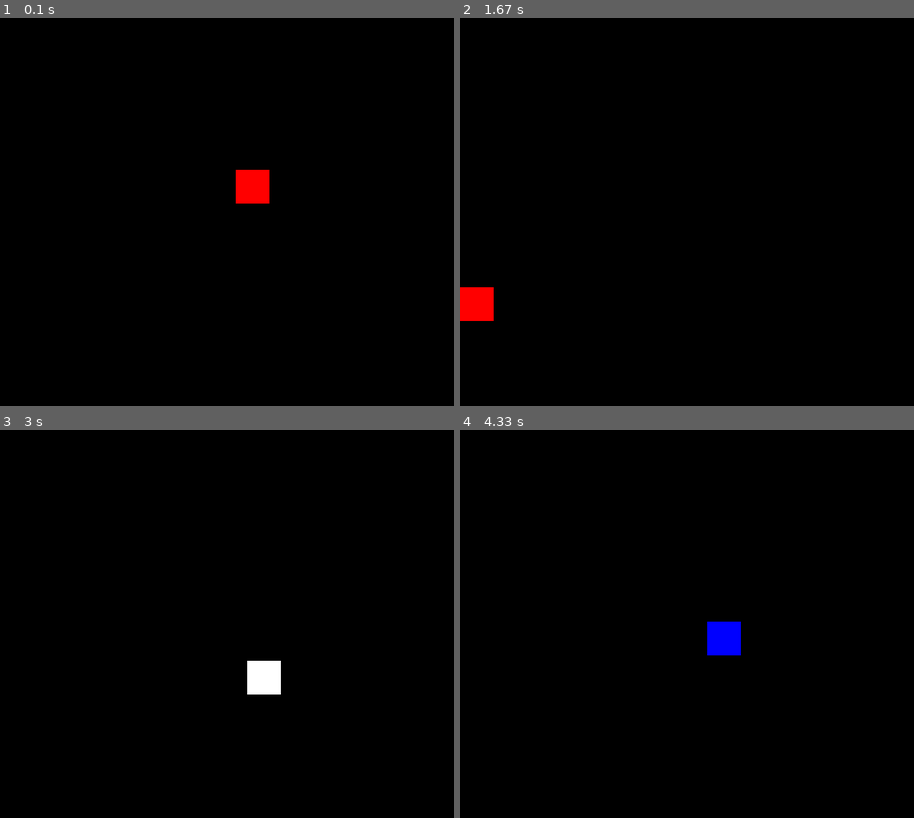
Above: before the commit, frames 1-4 (two rows, left to right).
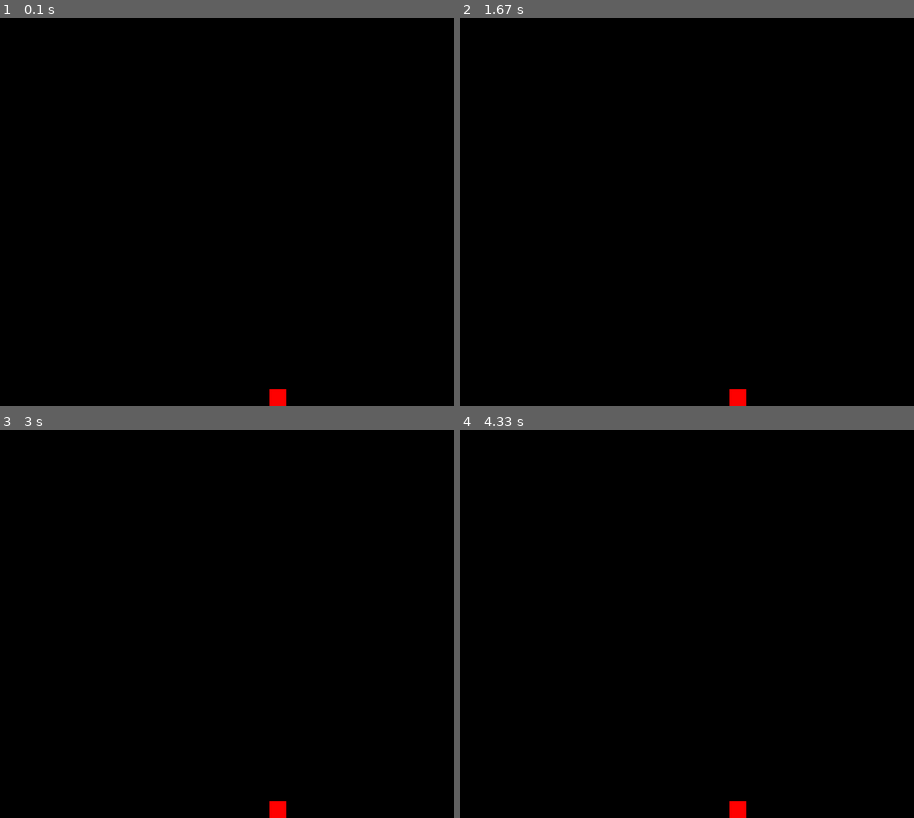
Above: after the commit, the same moments.

Repository: alderaan/Pygame-Space-Invaders
Game: pygame game, started from main.py
Two runs of this game, one before a commit and one after it. Both use one fixed random seed, a clock stepped at 60 frames per second and the inputs below.
Inputs:
- Up to frame 1 (0.1 s): no input
- Up to frame 2 (1.67 s): hold A 0.33-0.87 s; hold S 0.9-1.2 s; hold A 1.23-1.63 s
- Up to frame 3 (3 s): hold W 1.67-2.03 s; hold D 2.07-2.7 s; hold S from 2.73 s (still down)
- Up to frame 4 (4.33 s): release S at 3.1 s; hold A 3.13-3.6 s; hold D 3.63-4.1 s; hold W from 4.13 s (still down)

The runs differ from the first frame. In frame 1, 0.8% of the frame differs, in the area x 51-64%, y 39-100%; in frame 2, 0.8%; in frame 3, 0.8%; in frame 4, 0.8%.

Commit message:
now only left right movement is allowed

Diff:
--- a/game.py
+++ b/game.py
@@ -9,7 +9,7 @@
     clock = pygame.time.Clock()
     screen = pygame.display.set_mode((SCREEN_WIDTH, SCREEN_HEIGHT))
 
-    player = Player(350, 250, 50, 50)
+    player = Player(SCREEN_WIDTH / 2, SCREEN_HEIGHT, 25, 25)
 
     run = True
     while run:
--- a/player.py
+++ b/player.py
@@ -18,18 +18,10 @@
         self.bullets = []
 
     def move(self, dt, keys):
-        if keys[pygame.K_a]:
+        if keys[pygame.K_LEFT]:
             self.rect.move_ip(-SPEED * dt, 0)
-            self.color = COLOR_1
-        elif keys[pygame.K_d]:
+        elif keys[pygame.K_RIGHT]:
             self.rect.move_ip(SPEED * dt, 0)
-            self.color = COLOR_2
-        elif keys[pygame.K_w]:
-            self.rect.move_ip(0, -SPEED * dt)
-            self.color = COLOR_3
-        elif keys[pygame.K_s]:
-            self.rect.move_ip(0, SPEED * dt)
-            self.color = COLOR_4
 
         self.check_bounds()
 
